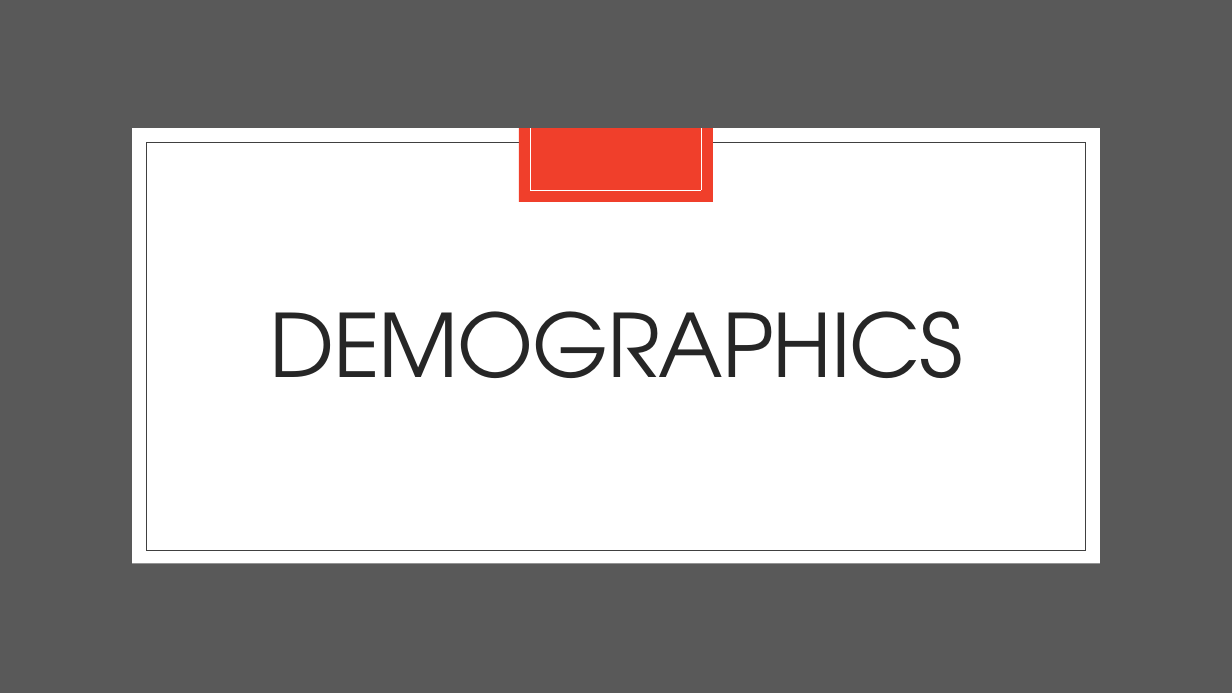
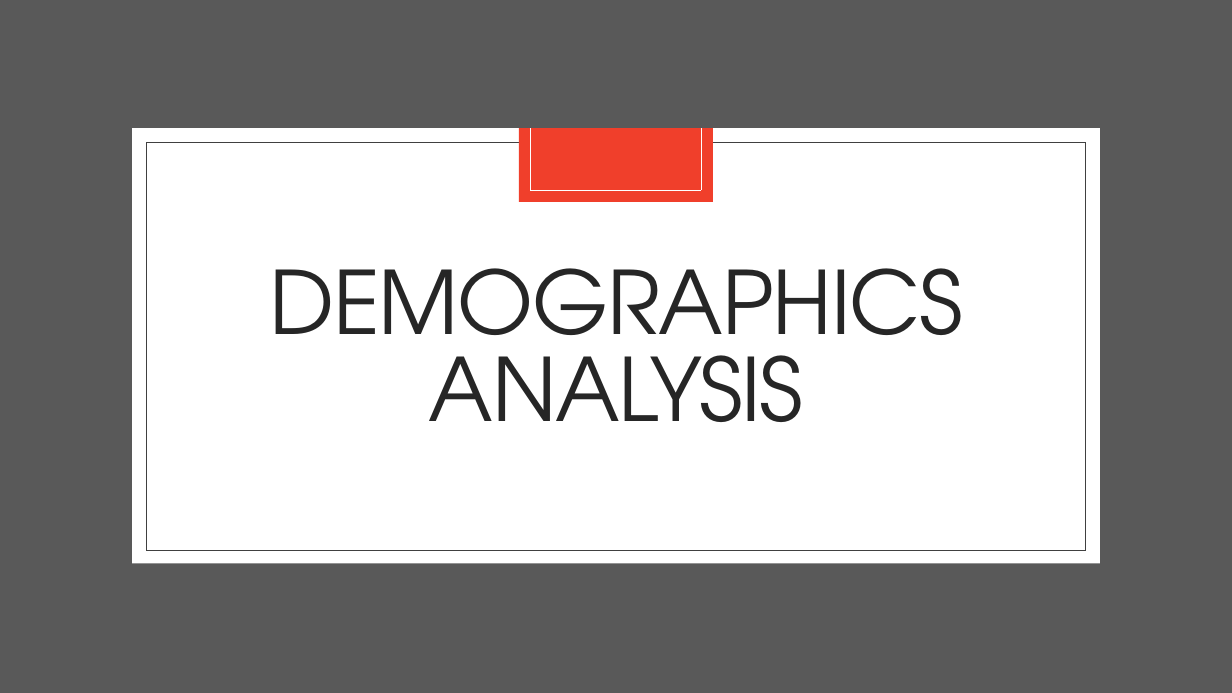
Before and after one commit to marybellavia/project-one, a slide deck: slide 5 of Urban Food Deserts.pptx (slide 6 before the commit). Drawn at 1232x693 pixels with LibreOffice and Linux fonts; fonts in the diff are those of the drawing. Boxes give left, top, right and bottom in pixels: in the first picture for what was removed or moved away, otherwise in the second. Text is boxed around its words. In the diff, an @@ line names an element or a change of style, - is before the commit and + after.

```diff
--- a/Urban Food Deserts.pptx
+++ b/Urban Food Deserts.pptx
@@ title at (269,268,962,422): text changed @@
-DEMOGRAPHICS
+DEMOGRAPHICS
+ANALYSIS
```
Also in this commit, not shown: 9 other slides changed, 5 slides added, 7 slides removed, 6 other files.
